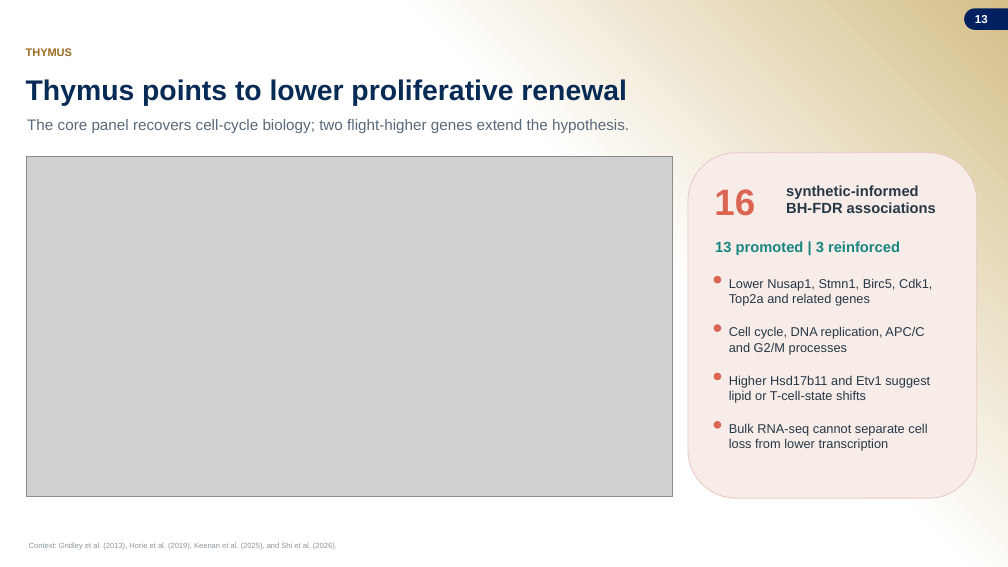
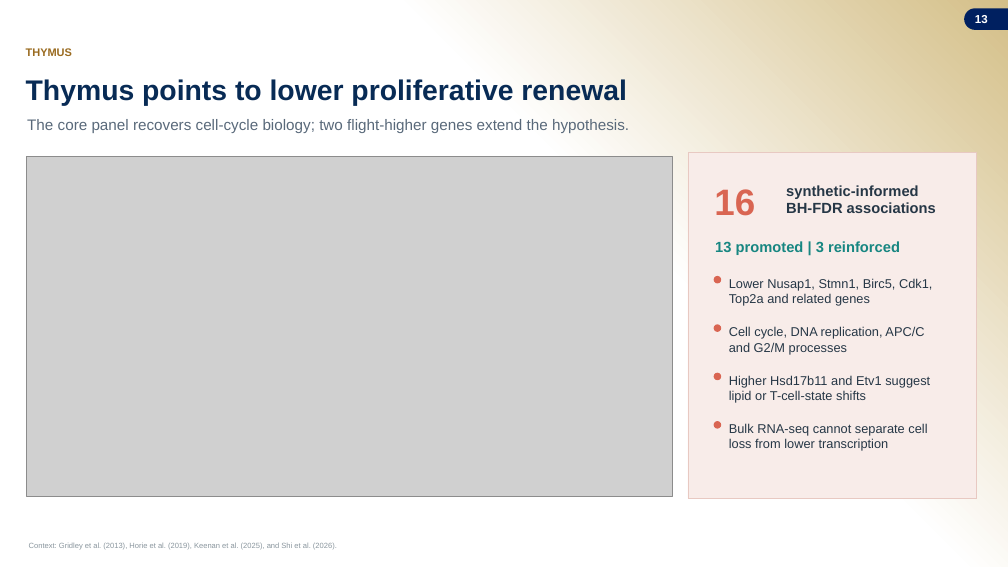
Before and after one commit to jasont314/nasa-mouse, a slide deck: slide 13 of presentation/SLSTP_2026_Generative_Transcriptomics.pptx. Drawn at 1008x567 pixels with LibreOffice and Linux fonts; fonts in the diff are those of the drawing; grey boxes stand for pictures; background and template pictures are left out. Boxes give left, top, right and bottom in pixels: in the first picture for what was removed or moved away, otherwise in the second. Text is boxed around its words. In the diff, an @@ line names an element or a change of style, - is before the commit and + after.

```diff
--- a/presentation/SLSTP_2026_Generative_Transcriptomics.pptx
+++ b/presentation/SLSTP_2026_Generative_Transcriptomics.pptx
@@ rectangle at box(688, 153, 977, 498): rounded rectangle to rectangle @@
```
Also in this commit, not shown: 14 other slides changed, 5 other files.
